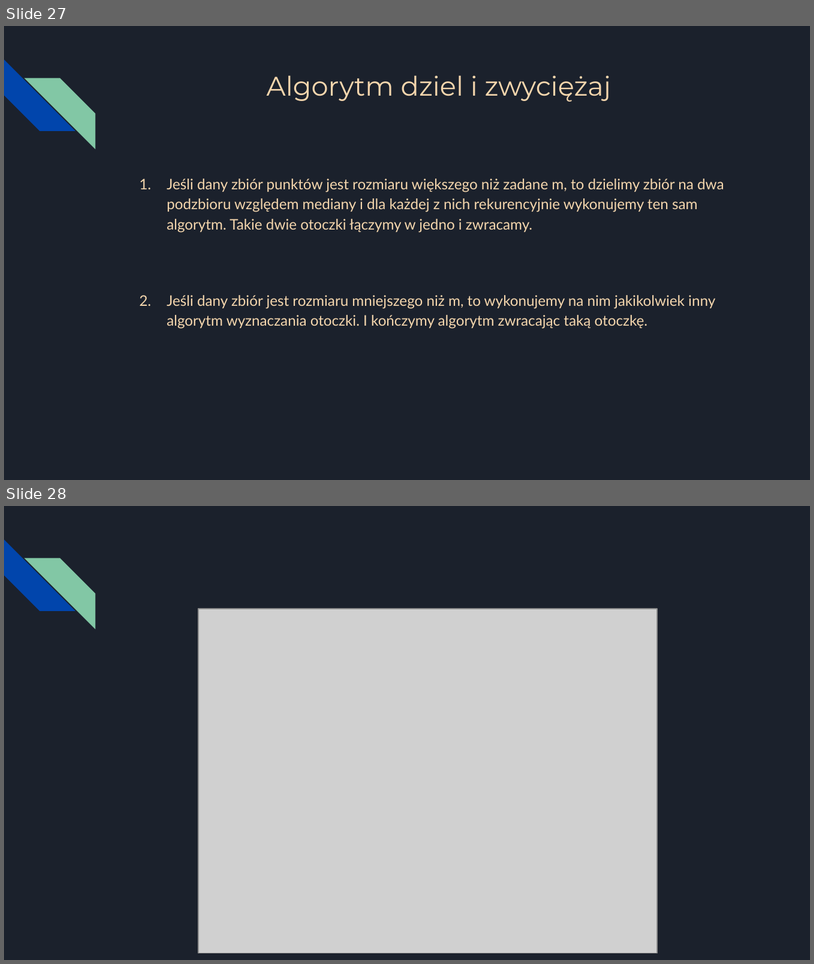
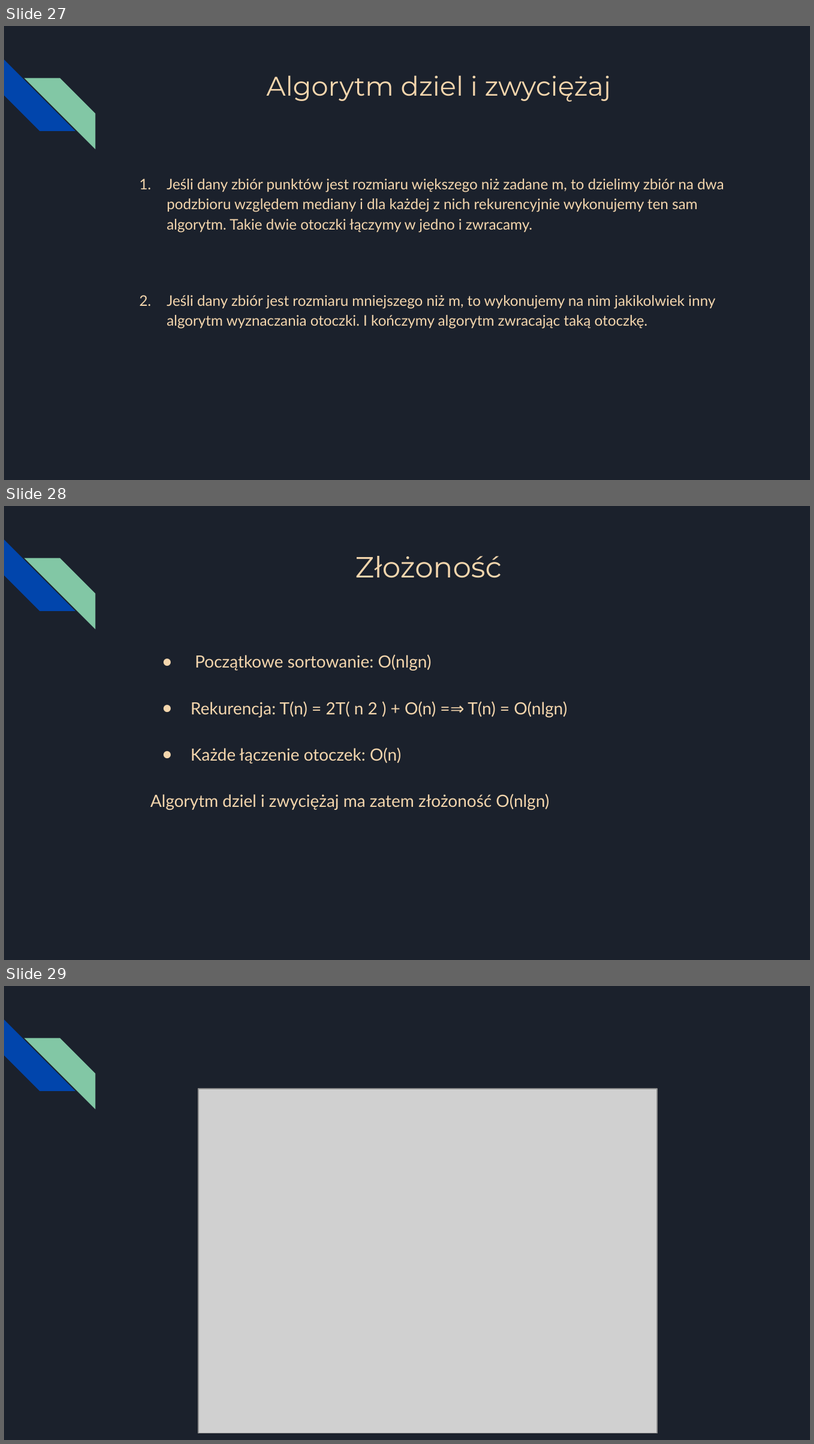
Before and after one commit to kkafar/ageom-projekt, a slide deck: Prezentacja.pptx. Shown one above the other, each under a label of ours: slides 27 and 28 before the commit, slides 27, 28 and 29 after it. The pictures are 814x964 and 814x1444 pixels, drawn with LibreOffice and Linux fonts; fonts in the diff are those of the drawing; grey boxes stand for pictures. Boxes give left, top, right and bottom in pixels: in the first picture for what was removed or moved away, otherwise in the second. Text is boxed around its words. In the diff, an @@ line names an element or a change of style, - is before the commit and + after.

Commit message:
Skońćzenie programu, naprawa algorytmu przyrostowego

```diff
--- a/Prezentacja.pptx
+++ b/Prezentacja.pptx
@@ slide 28 added at [4,506,810,960], background #1B212C; not listed: 2 template elements that a slide beside it also shows @@
@@ title added at [356,556,502,578], 26 pt, text #F4D6AD @@
+Złożoność
@@ text added at [150,654,567,810], 15 pt, text #F4D6AD @@
+● Początkowe sortowanie: O(nlgn)
+● Rekurencja: T(n) = 2T( n 2 ) + O(n) =⇒ T(n) = O(nlgn)
+● Każde łączenie otoczek: O(n)
+Algorytm dziel i zwyciężaj ma zatem złożoność O(nlgn)
@@ what was slide 28 is now slide 29 @@
```
Also in this commit, not shown: 1 slide changed, 7 other slides added, 9 other files.
